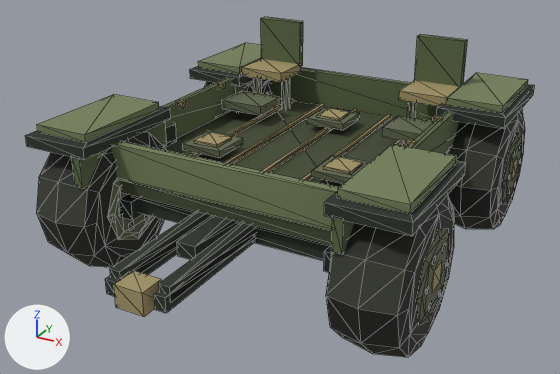
The glTF model assets/vehicles/military_wagon_weapon.glb, before and after one commit.
One viewpoint serves both versions: a camera (50 mm lens) standing at (4.04, -7.95, 4.66) and looking at (0.0, -0.6, 0.98). Lighting does not change. The marker at lower left points along +X, +Y and +Z. The older version comes first. Mesh edges are drawn as thin lines. Where no turn or scale is listed for an object, it has been applied to the vertices. Vertices at exactly the same position are counted once.

The first picture shows 'AllTerrainTire.008', 'AllTerrainTire.009', 'AllTerrainTire.011', 'DrawbarFrame.002', 'WagonDeck.002', 'WagonDetails_weapon' and 1 more.
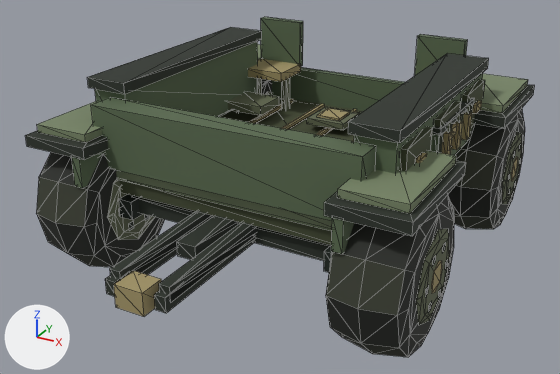
What differs and where, as boxes (x1, y1, x2, y2) in the pictures (560 x 374 px):
'WagonDetails_weapon', reshaped (mostly hidden before): before (164, 124, 177, 147); after (87, 27, 489, 220)
part 1 of me_militarywagondetail_weapon, added (green): after (95, 42, 258, 117)
part 2 of me_militarywagondetail_weapon, added: after (87, 27, 262, 94)
part 3 of me_militarywagondetail_weapon, added: after (354, 73, 483, 174)
part 4 of me_militarywagondetail_weapon, added: after (348, 53, 489, 143)
part 5 of me_militarywagondetail_weapon, added: after (462, 80, 485, 127)
part 6 of me_militarywagondetail_weapon, added: after (472, 100, 482, 114)
part 7 of me_militarywagondetail_weapon, added: after (434, 101, 461, 153)
part 8 of me_militarywagondetail_weapon, added: after (452, 124, 457, 137)
part 9 of me_militarywagondetail_weapon, added: after (400, 127, 432, 171)
part 10 of me_militarywagondetail_weapon, added: after (416, 153, 427, 163)
part 11 of me_militarywagondetail_weapon, added (green): after (91, 97, 376, 220)
part 12 of me_militarywagondetail_weapon, added (mostly hidden): after (432, 114, 467, 155)
part 13 of me_militarywagondetail_weapon, added: after (432, 98, 474, 135)
part 14 of me_militarywagondetail_weapon, added: after (461, 112, 472, 140)
part 15 of me_militarywagondetail_weapon, added: after (465, 104, 472, 114)
part 16 of me_militarywagondetail_weapon, added: after (452, 121, 463, 150)
part 17 of me_militarywagondetail_weapon, deleted (mostly hidden): before (164, 124, 177, 147)
part 18 of me_militarywagondetail_weapon, added: after (442, 113, 462, 155)

The change, as a list of edits to the scene's bpy script:
```text
Change me_militarywagondetail_weapon:
    remove me_militarywagondetail_weapon.from_pydata(...)  # 64 vertices, 96 faces; spans x -1.74..1.74, y -1.33..-0.55, z 1.27..1.54
    remove me_militarywagondetail_weapon.materials.append(mat_military_wagon_palette)  # picture img_palette
    add me_militarywagondetail_weapon.from_pydata(...)  # 264 vertices, 396 faces; spans x -1.91..1.91, y -1.93..1.27, z 1.41..2.33
    me_militarywagondetail_weapon part 1: a new loose piece, a box spanning x -1.78..-1.36, y -1.62..1.22, z 1.41..2.23, in mat_military_wagon_weapon_palette (picture img_wagon_weapon_palette)
    me_militarywagondetail_weapon part 2: a new loose piece, a box spanning x -1.83..-1.32, y -1.67..1.27, z 2.21..2.33, in mat_military_wagon_weapon_palette (picture img_wagon_weapon_palette)
    me_militarywagondetail_weapon part 3: a new loose piece, a box spanning x 1.36..1.78, y -1.62..1.22, z 1.41..2.23, in mat_military_wagon_weapon_palette (picture img_wagon_weapon_palette)
    me_militarywagondetail_weapon part 4: a new loose piece, a box spanning x 1.32..1.83, y -1.67..1.27, z 2.21..2.33, in mat_military_wagon_weapon_palette (picture img_wagon_weapon_palette)
    me_militarywagondetail_weapon part 5: a new loose piece, a box spanning x 1.77..1.85, y 0.42..1.12, z 1.64..2.1, in mat_military_wagon_weapon_palette (picture img_wagon_weapon_palette)
    me_militarywagondetail_weapon part 6: a new loose piece, a box spanning x 1.845..1.895, y 0.67..0.87, z 1.82..1.92, in mat_military_wagon_weapon_palette (picture img_wagon_weapon_palette)
    me_militarywagondetail_weapon part 7: a new loose piece, a box spanning x 1.77..1.85, y -0.55..0.15, z 1.64..2.1, in mat_military_wagon_weapon_palette (picture img_wagon_weapon_palette)
    me_militarywagondetail_weapon part 8: a new loose piece, a box spanning x 1.845..1.895, y -0.3..-0.1, z 1.82..1.92, in mat_military_wagon_weapon_palette (picture img_wagon_weapon_palette)
    me_militarywagondetail_weapon part 9: a new loose piece, a box spanning x 1.77..1.85, y -1.52..-0.82, z 1.64..2.1, in mat_military_wagon_weapon_palette (picture img_wagon_weapon_palette)
    me_militarywagondetail_weapon part 10: a new loose piece, a box spanning x 1.845..1.895, y -1.27..-1.07, z 1.82..1.92, in mat_military_wagon_weapon_palette (picture img_wagon_weapon_palette)
    me_militarywagondetail_weapon part 11: a new loose piece, a box spanning x -1.58..1.58, y -1.93..-1.61, z 1.42..2.12, in mat_military_wagon_weapon_palette (picture img_wagon_weapon_palette)
    me_militarywagondetail_weapon part 12: a new loose piece, a box spanning x 1.55..1.85, y -0.57..0.57, z 1.5..1.97, in mat_military_wagon_weapon_palette (picture img_wagon_weapon_palette)
    me_militarywagondetail_weapon part 13: a new loose piece, a box spanning x 1.525..1.875, y -0.6..0.6, z 1.955..2.025, in mat_military_wagon_weapon_palette (picture img_wagon_weapon_palette)
    me_militarywagondetail_weapon part 14: a new loose piece, a box spanning x 1.83..1.91, y 0.3..0.42, z 1.62..1.92, in mat_military_wagon_weapon_palette (picture img_wagon_weapon_palette)
    me_militarywagondetail_weapon part 15: a new loose piece, a box spanning x 1.835..1.905, y 0.32..0.4, z 1.915..2.005, in mat_military_wagon_weapon_palette (picture img_wagon_weapon_palette)
    me_militarywagondetail_weapon part 16: a new loose piece, a box spanning x 1.83..1.91, y -0.06..0.06, z 1.62..1.92, in mat_military_wagon_weapon_palette (picture img_wagon_weapon_palette)
    me_militarywagondetail_weapon part 17: the loose piece of 8 vertices spanning x -1.74..-1.5, y -1.33..-0.55, z 1.27..1.51 is deleted
    me_militarywagondetail_weapon part 18: 24 vertices added at x 1.83..1.91, y -0.42..0.04, z 1.62..2.01
    other edits to the shape of me_militarywagondetail_weapon do not show in these pictures
    add me_militarywagondetail_weapon.materials.append(mat_military_wagon_weapon_palette)  # picture img_wagon_weapon_palette
```
